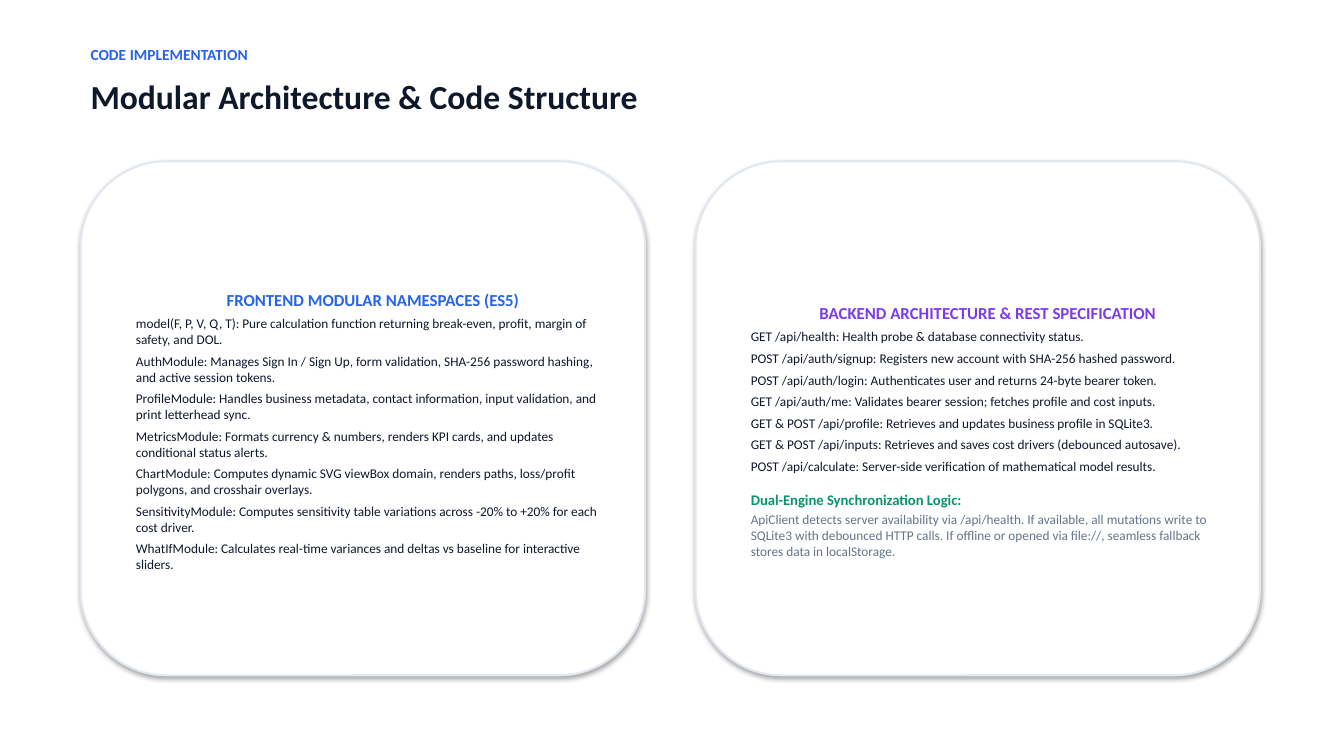
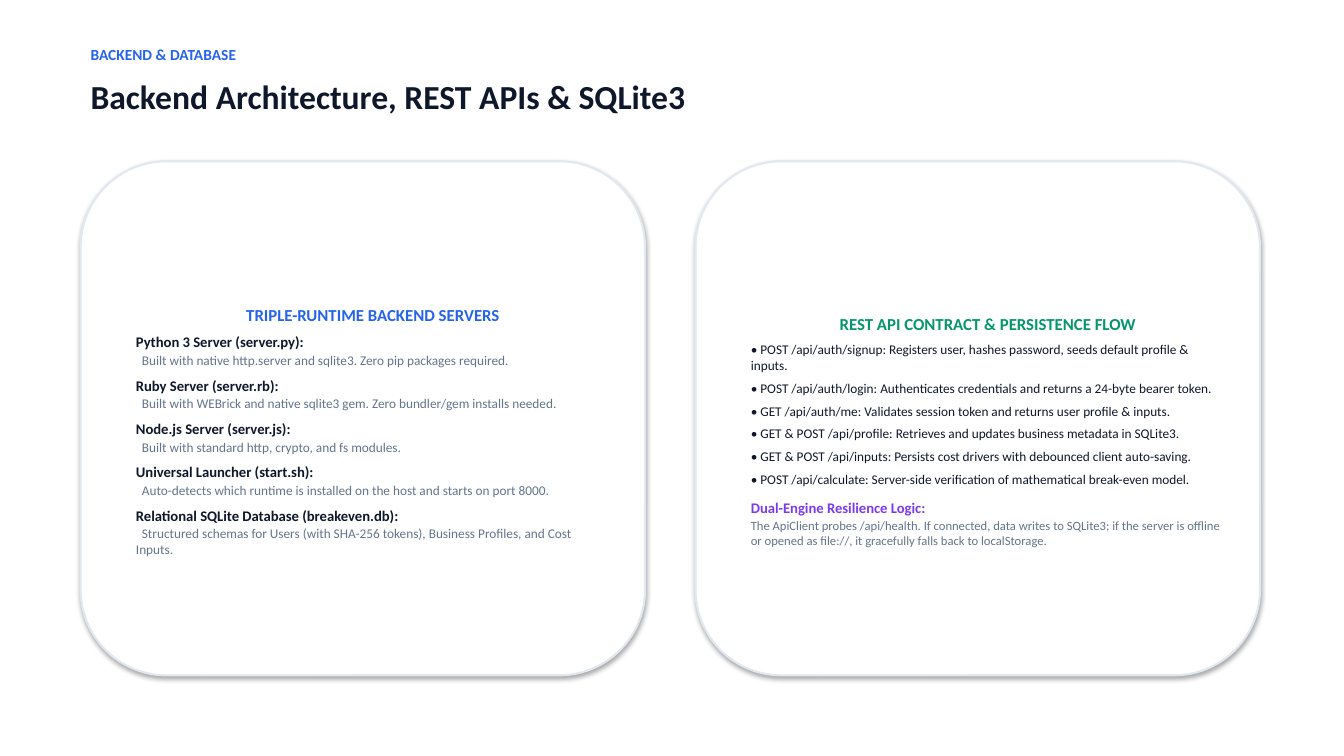
Before and after one commit to arjun2007arush2011-max/break_even_point, a slide deck: slide 5 of Break-Even-Project-Presentation.pptx (slide 6 before the commit). Drawn at 1344x756 pixels with LibreOffice and Linux fonts; fonts in the diff are those of the drawing. Boxes give left, top, right and bottom in pixels: in the first picture for what was removed or moved away, otherwise in the second. Text is boxed around its words. In the diff, an @@ line names an element or a change of style, - is before the commit and + after.

Commit message:
Update PPTX and PDF presentations with embedded screenshots, dedicated frontend and backend architecture slides

```diff
--- a/Break-Even-Project-Presentation.pptx
+++ b/Break-Even-Project-Presentation.pptx
@@ text at <box>91,50,236,60</box>: text changed @@
-CODE IMPLEMENTATION
+BACKEND & DATABASE
@@ text at <box>91,85,685,114</box>: text changed @@
-Modular Architecture & Code Structure
+Backend Architecture, REST APIs & SQLite3
@@ text in rounded rectangle at <box>136,310,572,556</box>: text changed; text colour #0F172A to #64748B @@
-FRONTEND MODULAR NAMESPACES (ES5)
-model(F, P, V, Q, T): Pure calculation function returning break-even, profit, margin of safety, and DOL.
-AuthModule: Manages Sign In / Sign Up, form validation, SHA-256 password hashing, and active session tokens.
-ProfileModule: Handles business metadata, contact information, input validation, and print letterhead sync.
-MetricsModule: Formats currency & numbers, renders KPI cards, and updates conditional status alerts.
-ChartModule: Computes dynamic SVG viewBox domain, renders paths, loss/profit polygons, and crosshair overlays.
-SensitivityModule: Computes sensitivity table variations across -20% to +20% for each cost driver.
-WhatIfModule: Calculates real-time variances and deltas vs baseline for interactive sliders.
+TRIPLE-RUNTIME BACKEND SERVERS
+Python 3 Server (server.py):
+Built with native http.server and sqlite3. Zero pip packages required.
+Ruby Server (server.rb):
+Built with WEBrick and native sqlite3 gem. Zero bundler/gem installs needed.
+Node.js Server (server.js):
+Built with standard http, crypto, and fs modules.
+Universal Launcher (start.sh):
+Auto-detects which runtime is installed on the host and starts on port 8000.
+Relational SQLite Database (breakeven.db):
+Structured schemas for Users (with SHA-256 tokens), Business Profiles, and Cost Inputs.
@@ text in rounded rectangle at <box>751,319,1220,547</box>: text changed @@
-BACKEND ARCHITECTURE & REST SPECIFICATION
-GET /api/health: Health probe & database connectivity status.
-POST /api/auth/signup: Registers new account with SHA-256 hashed password.
-POST /api/auth/login: Authenticates user and returns 24-byte bearer token.
-GET /api/auth/me: Validates bearer session; fetches profile and cost inputs.
-GET & POST /api/profile: Retrieves and updates business profile in SQLite3.
-GET & POST /api/inputs: Retrieves and saves cost drivers (debounced autosave).
-POST /api/calculate: Server-side verification of mathematical model results.
-Dual-Engine Synchronization Logic:
-ApiClient detects server availability via /api/health. If available, all mutations write to SQLite3 with debounced HTTP calls. If offline or opened via file://, seamless fallback stores data in localStorage.
+REST API CONTRACT & PERSISTENCE FLOW
+• POST /api/auth/signup: Registers user, hashes password, seeds default profile & inputs.
+• POST /api/auth/login: Authenticates credentials and returns a 24-byte bearer token.
+• GET /api/auth/me: Validates session token and returns user profile & inputs.
+• GET & POST /api/profile: Retrieves and updates business metadata in SQLite3.
+• GET & POST /api/inputs: Persists cost drivers with debounced client auto-saving.
+• POST /api/calculate: Server-side verification of mathematical break-even model.
+Dual-Engine Resilience Logic:
+The ApiClient probes /api/health. If connected, data writes to SQLite3; if the server is offline or opened as file://, it gracefully falls back to localStorage.
```
Also in this commit, not shown: 4 other slides changed, 2 slides added, 2 slides removed, 5 other files.
